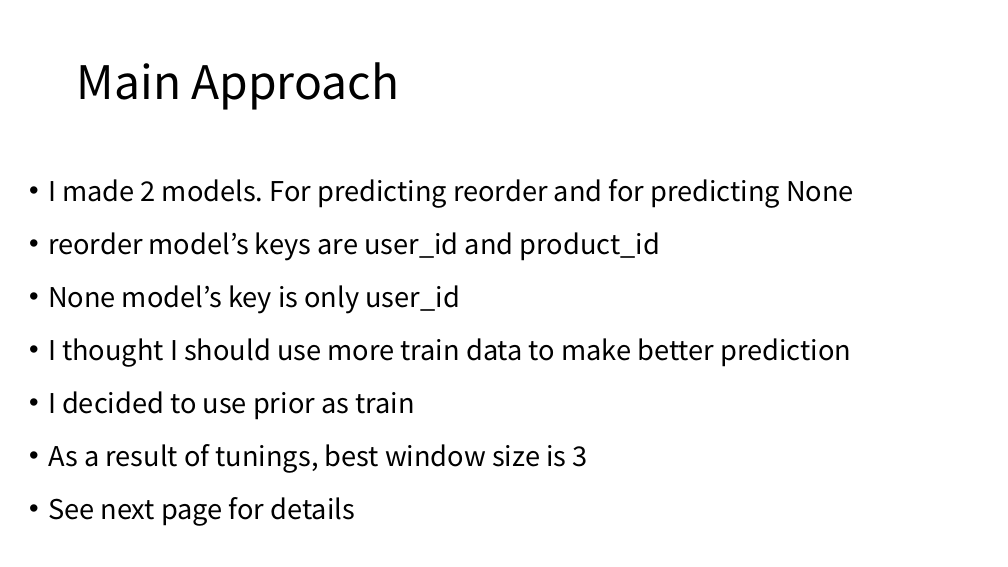
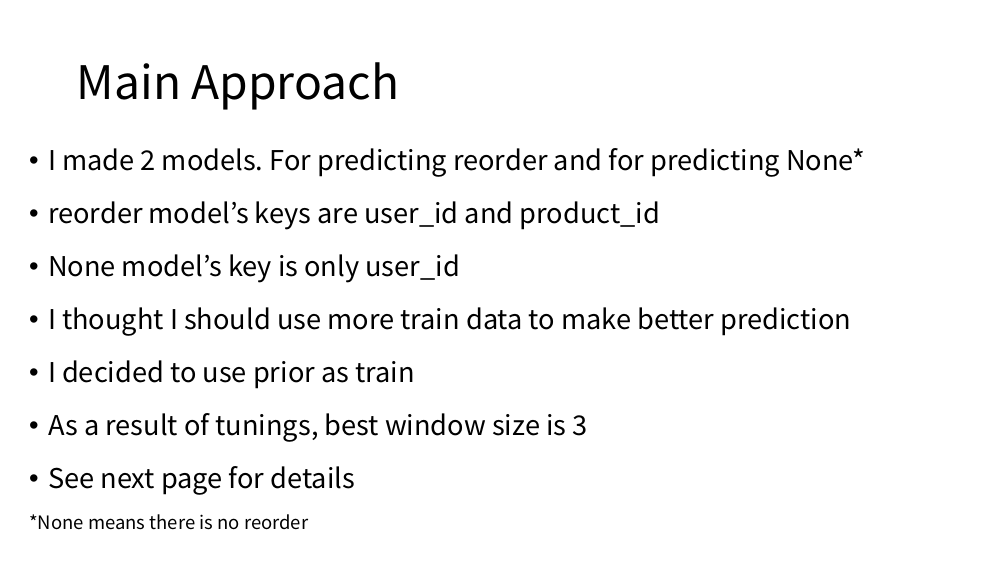
Before and after one commit to KazukiOnodera/Instacart, a slide deck: slide 7 of Instacart 2nd Place Solution.pptx (slide 8 before the commit). Drawn at 1008x567 pixels with LibreOffice and Linux fonts; fonts in the diff are those of the drawing. Boxes give left, top, right and bottom in pixels: in the first picture for what was removed or moved away, otherwise in the second. Text is boxed around its words. In the diff, an @@ line names an element or a change of style, - is before the commit and + after.

```diff
--- a/Instacart 2nd Place Solution.pptx
+++ b/Instacart 2nd Place Solution.pptx
@@ text "I made 2 models. For ..." moved from (x1=48, y1=179, x2=854, y2=526) to (x1=29, y1=148, x2=865, y2=530) @@
@@ text at (x1=48, y1=148, x2=865, y2=177): text changed @@
-• I made 2 models. For predicting reorder and for predicting None
+• I made 2 models. For predicting reorder and for predicting None*
@@ text at (x1=29, y1=514, x2=308, y2=530): paragraph added @@
+*None means there is no reorder
```
Also in this commit, not shown: 3 other slides changed, 2 slides added, 1 slide removed.
